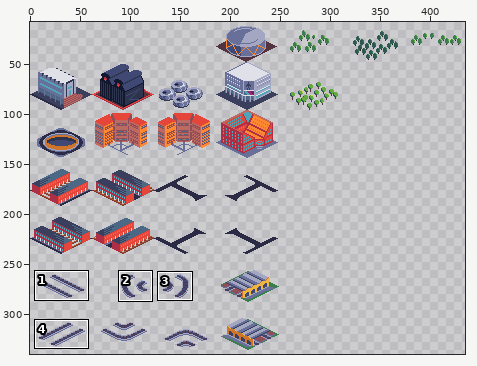
Pixel-art file -- Buildings.aseprite. The first picture is a wide view before the edit; the outline marks the close-up.
Close-up. The starting point:
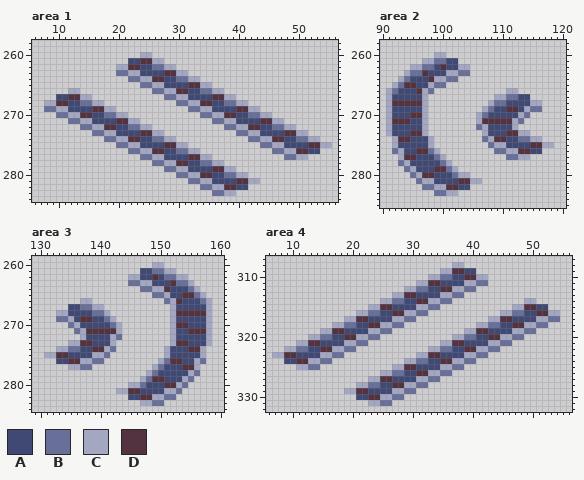
558x432 pixels, 1 frame. Shown: area 1: x 6..56, y 258..284; area 2: x 90..120, y 258..285; area 3: x 129..160, y 259..284; area 4: x 6..56, y 307..332. The wide view leaves out empty margins. The commit also changed other parts of the picture, which this record leaves out.
Visible layers, top first: "Buildings", "Layer 1".
Palette (. is transparent): A #404973  B #686f99  C #a3a7c2  D #52333f
Pixels before, area 1, first column x 8:
260 ................CC..............................
261 ..............AADDCC............................
262 ............CCDDAABBCC..........................
263 ............BBCCAAAADDCC........................
264 ..............BBCCDDAABBCC......................
265 ................BBCCAAAADDCC....................
266 ....CC............BBCCDDAABBCC..................
267 ..AADDCC............BBCCAAAADDCC................
268 CCDDAABBCC............BBCCDDAABBCC..............
269 BBCCAAAADDCC............BBCCAAAADDCC............
270 ..BBCCDDAABBCC............BBCCDDAABBCC..........
271 ....BBCCAAAADDCC............BBCCAAAADDCC........
272 ......BBCCDDAABBCC............BBCCDDAABBCC......
273 ........BBCCAAAADDCC............BBCCAAAADDCC....
274 ..........BBCCDDAABBCC............BBCCDDAABBCC..
275 ............BBCCAAAADDCC............BBCCAAAADDCC
276 ..............BBCCDDAABBCC............BBCCDDAA..
277 ................BBCCAAAADDCC............BBCC....
278 ..................BBCCDDAABBCC..................
279 ....................BBCCAAAADDCC................
280 ......................BBCCDDAABBCC..............
281 ........................BBCCAAAADDCC............
282 ..........................BBCCDDAA..............
283 ............................BBCC................
Pixels before, area 2, first column x 91:
260 ........CC..................
261 ......CCBBAA................
262 ....CCBBADAACC..............
263 ...CBBDAAACCBB..............
264 ..CBAAADCCBB................
265 .CBDDAACBB..................
266 CBAAADCB............CC......
267 CAAAAAC...........CCBBAA....
268 CDDDDDC..........CBBAAAACC..
269 CAAAAAC.........CBAADDACBB..
270 CAAADDC........CBAAAAACB....
271 CDDDAAC........CDDDDDCB.....
272 CAAAAAC........BCAAAAC......
273 CAAADDC.........CAAADDCC....
274 .CDDAAAC........BCDDAABBCC..
275 .CAAAAAC.........BCCAAAADDCC
276 .BCAADDBC.........BBCCDDAA..
277 ..CDDAAABC..........BBCC....
278 ..BCAAAAABC.................
279 ...BCAAADDBC................
280 ....BCDDAAABCC..............
281 .....BCCAAAADDCC............
282 ......BBCCDDAA..............
283 ........BBCC................
Pixels before, area 3, first column x 131:
260 ..................CC........
261 ................AABBCC......
262 ..............CCAADABBCC....
263 ..............BBCCAAADBBC...
264 ................BBCCDAAABC..
265 ..................BBCAADDBC.
266 ......CC............BCDAAABC
267 ....AABBCC...........CAAAAAC
268 ..CCAAAABBC..........CDDDDDC
269 ..BBCADDAABC.........CAAAAAC
270 ....BCAAAAABC........CDDAAAC
271 .....BCDDDDDC........CAADDDC
272 ......CAAAACB........CAAAAAC
273 ....CCDDAAAC.........CDDAAAC
274 ..CCBBAADDCB........CAAADDC.
275 CCDDAAAACCB.........CAAAAAC.
276 ..AADDCCBB.........CBDDAACB.
277 ....CCBB..........CBAAADDC..
278 .................CBAAAAACB..
279 ................CBDDAAACB...
280 ..............CCBAAADDCB....
281 ............CCDDAAAACCB.....
282 ..............AADDCCBB......
283 ................CCBB........
Pixels before, area 4, first column x 7:
308 ..............................CC................
309 ............................CCDDAA..............
310 ..........................CCBBAADDCC............
311 ........................CCDDAAAACCBB............
312 ......................CCBBAADDCCBB..............
313 ....................CCDDAAAACCBB................
314 ..................CCBBAADDCCBB............CC....
315 ................CCDDAAAACCBB............CCDDAA..
316 ..............CCBBAADDCCBB............CCBBAADDCC
317 ............CCDDAAAACCBB............CCDDAAAACCBB
318 ..........CCBBAADDCCBB............CCBBAADDCCBB..
319 ........CCDDAAAACCBB............CCDDAAAACCBB....
320 ......CCBBAADDCCBB............CCBBAADDCCBB......
321 ....CCDDAAAACCBB............CCDDAAAACCBB........
322 ..CCBBAADDCCBB............CCBBAADDCCBB..........
323 CCDDAAAACCBB............CCDDAAAACCBB............
324 ..AADDCCBB............CCBBAADDCCBB..............
325 ....CCBB............CCDDAAAACCBB................
326 ..................CCBBAADDCCBB..................
327 ................CCDDAAAACCBB....................
328 ..............CCBBAADDCCBB......................
329 ............CCDDAAAACCBB........................
330 ..............AADDCCBB..........................
331 ................CCBB............................
The result:
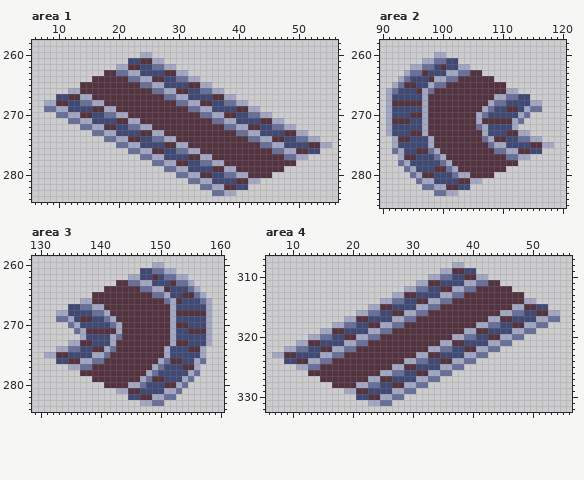
The exact change:
Changed rows in their new state; - is an unchanged pixel.
Area 1, layer "Buildings":
first column x 14:
263 ----DD------------------------------
264 --DDDDDD----------------------------
265 DDDDDDDDDD--------------------------
266 DDDDDDDDDDDD------------------------
267 --DDDDDDDDDDDD----------------------
268 ----DDDDDDDDDDDD--------------------
269 ------DDDDDDDDDDDD------------------
270 --------DDDDDDDDDDDD----------------
271 ----------DDDDDDDDDDDD--------------
272 ------------DDDDDDDDDDDD------------
273 --------------DDDDDDDDDDDD----------
274 ----------------DDDDDDDDDDDD--------
275 ------------------DDDDDDDDDDDD------
276 --------------------DDDDDDDDDDDD----
277 ----------------------DDDDDDDDDDDD--
278 ------------------------DDDDDDDDDDDD
279 --------------------------DDDDDDDD--
280 ----------------------------DDDD----
Area 2, layer "Buildings":
first column x 98:
263 -------DD------
264 -----DDDDDD----
265 ---DDDDDDDDDD--
266 -DDDDDDDDDDDD--
267 DDDDDDDDDDD----
268 DDDDDDDDDD-----
269 DDDDDDDDD------
270 DDDDDDDD-------
271 DDDDDDDD-------
272 DDDDDDDD-------
273 DDDDDDDDD------
274 -DDDDDDDD------
275 -DDDDDDDDD-----
276 --DDDDDDDDD----
277 ---DDDDDDDDDD--
278 ----DDDDDDDDDDD
279 -----DDDDDDDD--
280 -------DDDD----
Area 3, layer "Buildings":
first column x 137:
263 ------DD-------
264 ----DDDDDD-----
265 --DDDDDDDDDD---
266 --DDDDDDDDDDDD-
267 ----DDDDDDDDDDD
268 -----DDDDDDDDDD
269 ------DDDDDDDDD
270 -------DDDDDDDD
271 -------DDDDDDDD
272 -------DDDDDDDD
273 ------DDDDDDDDD
274 ------DDDDDDDD-
275 -----DDDDDDDDD-
276 ----DDDDDDDDD--
277 --DDDDDDDDDD---
278 DDDDDDDDDDD----
279 --DDDDDDDD-----
280 ----DDDD-------
Area 4, layer "Buildings":
first column x 13:
311 ------------------------------DD----
312 ----------------------------DDDDDD--
313 --------------------------DDDDDDDDDD
314 ------------------------DDDDDDDDDDDD
315 ----------------------DDDDDDDDDDDD--
316 --------------------DDDDDDDDDDDD----
317 ------------------DDDDDDDDDDDD------
318 ----------------DDDDDDDDDDDD--------
319 --------------DDDDDDDDDDDD----------
320 ------------DDDDDDDDDDDD------------
321 ----------DDDDDDDDDDDD--------------
322 --------DDDDDDDDDDDD----------------
323 ------DDDDDDDDDDDD------------------
324 ----DDDDDDDDDDDD--------------------
325 --DDDDDDDDDDDD----------------------
326 DDDDDDDDDDDD------------------------
327 --DDDDDDDD--------------------------
328 ----DDDD----------------------------
Changed places in both close-ups, as pixel boxes (x1, y1, x2, y2):
added: (80, 70, 296, 178)
added: (428, 70, 518, 178)
added: (80, 280, 170, 388)
added: (308, 280, 524, 388)
